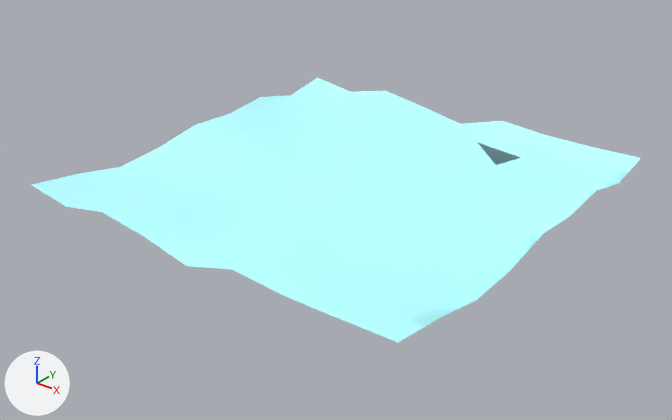
Before and after pictures for a commit that changed the glTF model public/models/Ground.glb.
The view is the same before and after, from a 50 mm camera at (49.3, -63.1, 36.1) aimed at (0.1, -1.6, -2.0). Every picture has the same lights, and +X, +Y and +Z are marked at lower left. Where no turn or scale is listed for an object, it has been applied to the vertices.

Script lines for the objects in view, before the commit:
```python
me_plane_015 = bpy.data.meshes.new('Plane.015')
me_plane_015.from_pydata(...)  # 81 vertices, 128 faces; spans x -20.3..20.3, y -20.3..20.3, z -0.4..1.8
me_plane_015.materials.append(mat_testmat)
ob_plane = bpy.data.objects.new('Plane', me_plane_015)
ob_plane.location = (0.0, 0.0, 0.0)
```
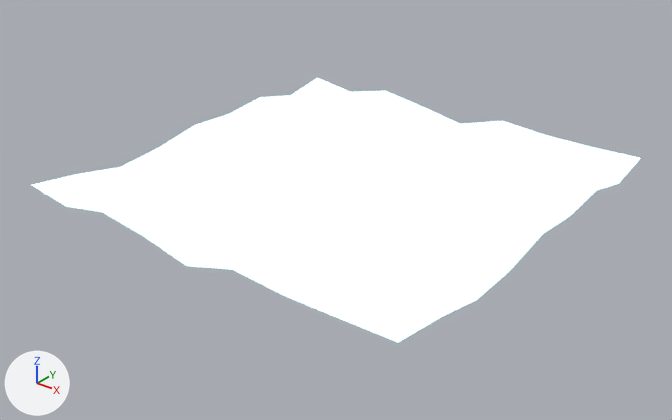
Diff of the bpy script that builds the scene:
```diff
--- a/public/models/Ground.glb.py
+++ b/public/models/Ground.glb.py
@@ mat_testmat_002 @@
+mat_testmat_002 = principled_material('TestMat.002')
+mat_testmat_002.base_color = (1.0, 1.0, 1.0)  # white #ffffff
+mat_testmat_002.metallic = 1.0
+mat_testmat_002.roughness = 1.0
+mat_testmat_002.emission_color = (0.274, 0.792, 1.0)  # cyan #8fe6ff
+mat_testmat_002.emission_strength = 1.0
@@ me_plane_015 @@
 me_plane_015.from_pydata(...)  # 81 vertices, 128 faces; spans x -20.3..20.3, y -20.3..20.3, z -0.4..1.8
 # used by ob_plane; location = (0.0, 0.0, 0.0)
-me_plane_015.vertices[32].co = (5.1, 5.1, 0.8)  # pixel (421, 173)
-me_plane_015.vertices[39].co = (5.1, 10.1, 0.0)  # pixel (449, 164)
-me_plane_015.vertices[40].co = (10.1, 10.1, 1.3)  # pixel (496, 165)
-me_plane_015.vertices[46].co = (5.1, 15.2, 0.8)  # pixel (477, 142)
-me_plane_015.vertices[47].co = (10.2, 15.2, 0.4)  # pixel (521, 157)
-me_plane_015.vertices[48].co = (15.2, 15.2, 0.5)  # pixel (568, 169)
+# me_plane_015 part 1
+me_plane_015.vertices[32].co = (5.1, 5.1, 0.7)  # pixel (421, 173)
+me_plane_015.vertices[39].co = (5.1, 10.1, -0.2)  # pixel (449, 166)
+me_plane_015.vertices[40].co = (10.1, 10.1, 1.0)  # pixel (495, 167)
+me_plane_015.vertices[46].co = (5.1, 15.2, -0.1)  # pixel (476, 150)
+me_plane_015.vertices[47].co = (15.2, 15.2, 0.5)  # pixel (568, 169)
+me_plane_015.vertices[48].co = (10.2, 15.2, 0.3)  # pixel (521, 158)
+# me_plane_015 part 2: 120 faces spanning x -20.3..20.3, y -20.3..20.3, z -0.4..1.8 switch from mat_testmat to mat_testmat_002 (white #ffffff)
```

Where the change shows, as pixel boxes [x1, y1, x2, y2] in the pictures (672 x 420 px; the box of a moved part takes in the faces that stretch with it):
part 1 of me_plane_015, moved or reshaped
    both: [347, 121, 641, 204]
part 2 of me_plane_015, recoloured (cyan to white)
    both: [32, 78, 597, 343]
